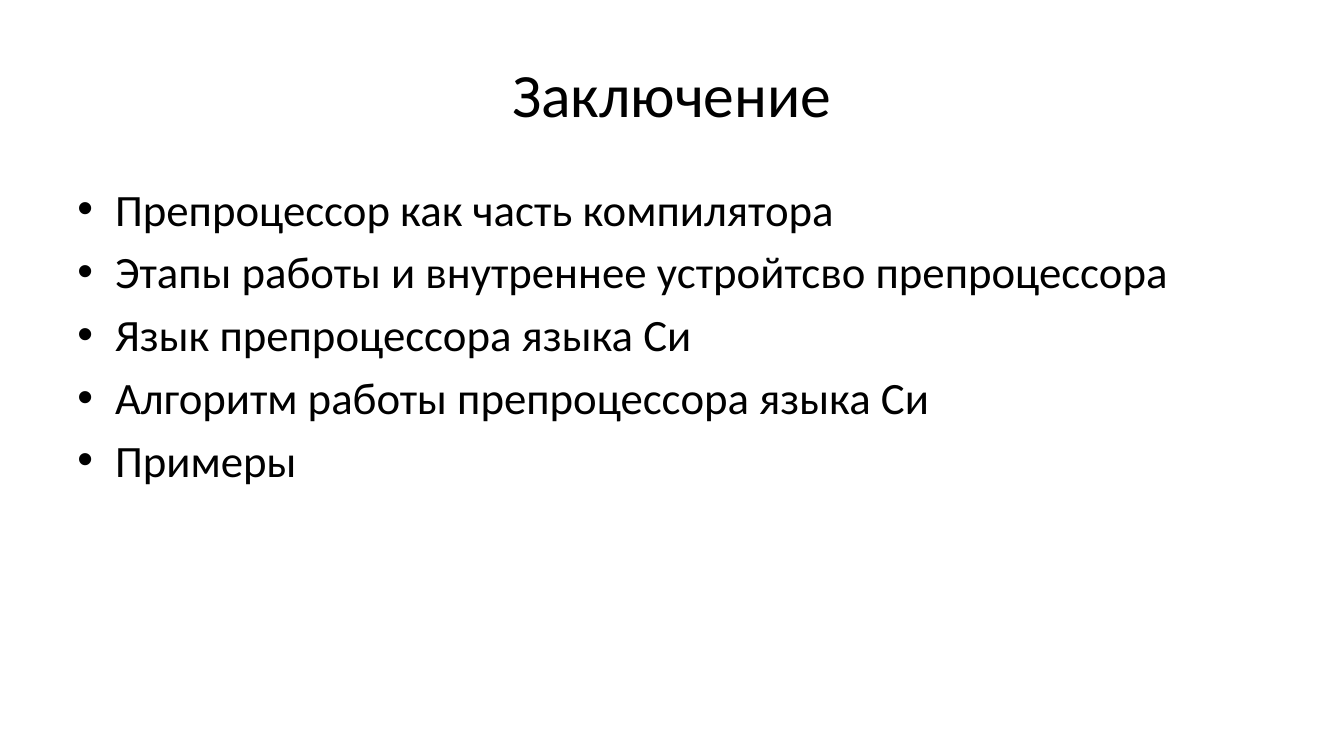
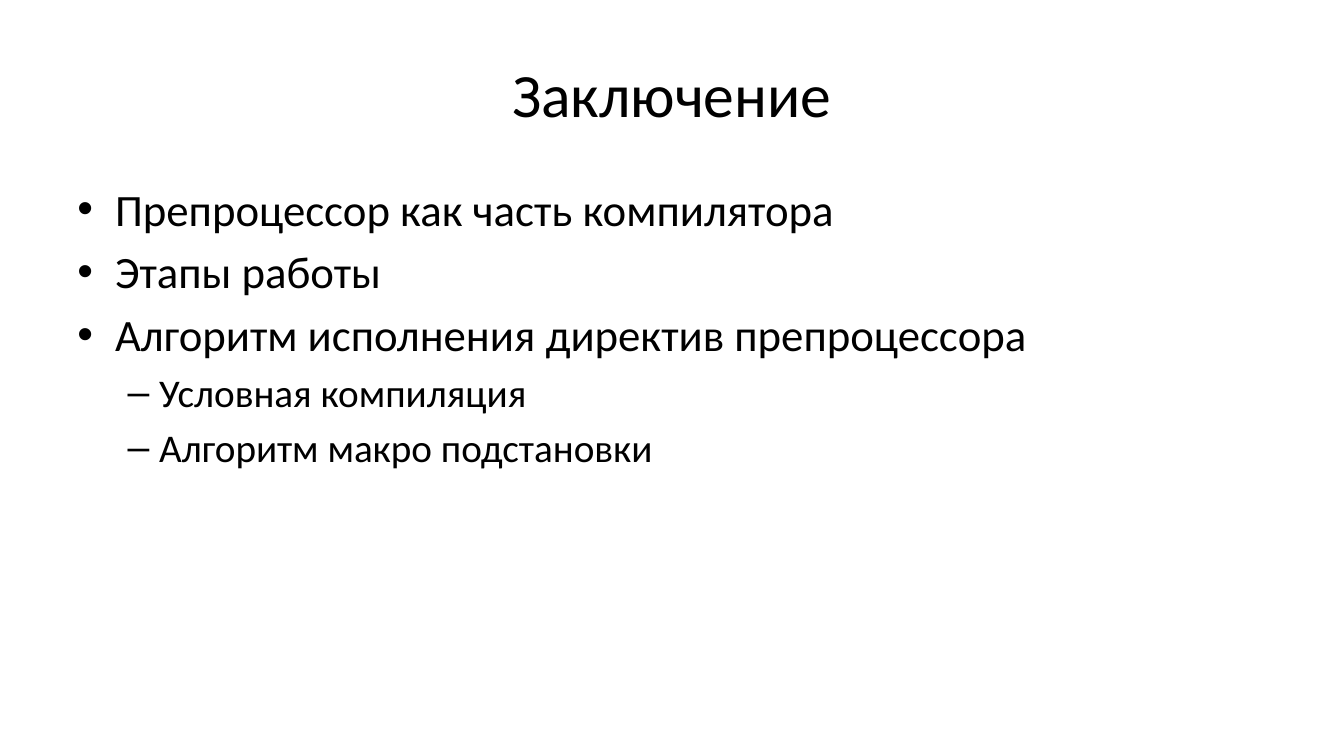
Before and after one commit to Evgueni-Petrov-aka-espetrov/Algorithms-and-Programming-in-C-pptx, a slide deck: slide 22 of 25 Препроцессор языка Си.pptx (slide 19 before the commit). Drawn at 1344x756 pixels with LibreOffice and Linux fonts; fonts in the diff are those of the drawing. Boxes give left, top, right and bottom in pixels: in the first picture for what was removed or moved away, otherwise in the second. Text is boxed around its words. In the diff, an @@ line names an element or a change of style, - is before the commit and + after.

Commit message:
добавил алгоритм раскрытия макросов с параметрами

```diff
--- a/25 Препроцессор языка Си.pptx
+++ b/25 Препроцессор языка Си.pptx
@@ text at <box>115,257,1026,469</box>: text changed @@
-• Этапы работы и внутреннее устройтсво препроцессора
-• Язык препроцессора языка Си
-• Алгоритм работы препроцессора языка Си
-• Примеры
+• Этапы работы
+• Алгоритм исполнения директив препроцессора
+  – Условная компиляция
+  – Алгоритм макро подстановки
```
Also in this commit, not shown: 11 other slides changed, 9 slides added, 7 slides removed.
